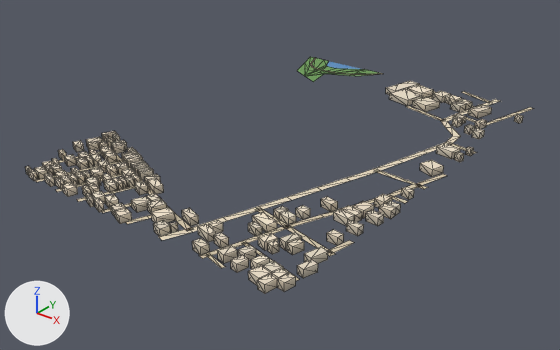
The glTF model public/assets/bengaluru-region-v1/tiles/t-20_0-l0.glb, before and after one commit.
Rendered twice from a 50 mm lens placed at (-9191.0, -386.0, 341.0), pointed at (-9676.0, 221.0, -35.0). The axes (+X, +Y, +Z) are drawn at lower left. The lights are the same throughout. The first picture is the older version. Mesh edges are drawn as thin lines on the coarser meshes.

Objects in the first picture: 'building', 'ground' and 1 more.
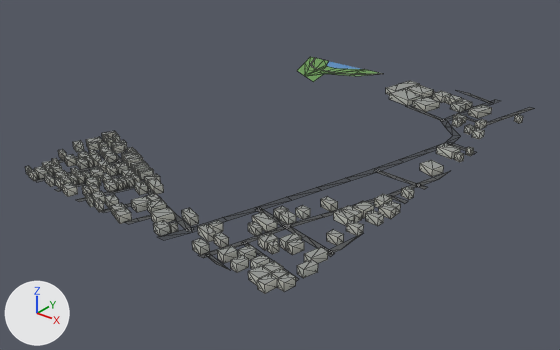
What changed in the scene script:
```text
Change me_building:
    used by ob_building; location = (-10000.0, 0.0, 0.0)
    remove me_building.from_pydata(...)  # 1050 vertices, 1314 faces; spans x 154.0..504.0, y -6.0..479.0, z 0.0..8.0
    add me_building.from_pydata(...)  # 1050 vertices, 1578 faces; spans x 154.0..504.0, y -6.0..479.0, z 0.0..8.0
    me_building part 1: 1314 kept faces spanning x 154.0..504.0, y -6.0..479.0, z 0.0..8.0 get new vertex colours
    edits to the shape of me_building do not show in these pictures
Change me_ground:
    used by ob_ground; location = (-10000.0, 0.0, 0.0)
    remove me_ground.from_pydata(...)  # 261 vertices, 227 faces; spans x 152.0..503.0, y -2.0..503.0, z 1.0
    add me_ground.from_pydata(...)  # 275 vertices, 237 faces; spans x 153.0..500.0, y 0.0..500.0, z 1.0
    me_ground part 2
    7 vertices are removed from x 222.0..503.0, y -1.0..99.0, z 1.0
    7 faces are deleted
    3 vertices in x 254.0..365.0, y 1.0, z 1.0 move by (0.0, -1.0, 0.0)
    3 vertices in x 260.0..373.0, y -1.0, z 1.0 move by (0.0, 1.0, 0.0)
    15 vertices move from x 152.0..499.0, y -2.0..112.0, z 1.0 to x 153.0..500.0, y 0.0..112.0, z 1.0
    14 vertices are added at x 193.0..500.0, y 0.0..117.0, z 1.0
    12 new faces join them
    me_ground part 3
    5 vertices are removed from x 280.0..503.0, y 265.0..501.0, z 1.0
    7 faces are deleted
    3 vertices in x 483.0..497.0, y 230.0..499.0, z 1.0 move by (0.0, 1.0, 0.0)
    12 vertices move from x 282.0..499.0, y 226.0..503.0, z 1.0 to x 280.0..500.0, y 225.0..500.0, z 1.0
    10 vertices are added at x 282.0..500.0, y 251.0..500.0, z 1.0
    10 new faces join them
    me_ground part 4: 157 kept faces spanning x 153.0..500.0, y 0.0..500.0, z 1.0 get new vertex colours; the middle colour goes from beige #d7c9ae to dark grey #535556
    other edits to the shape of me_ground do not show in these pictures
```

What differs and where, as boxes [x1, y1, x2, y2] in the pictures (560 x 350 px; the box of a moved part takes in the faces that stretch with it):
part 1 of me_building, recoloured
    both: [25, 81, 523, 293]
part 2 of me_ground, reshaped
    before: [56, 173, 354, 268]
    after: [55, 139, 362, 270]
part 3 of me_ground, moved or reshaped
    both: [378, 73, 534, 197]
part 4 of me_ground, recoloured
    both: [35, 58, 534, 281]
